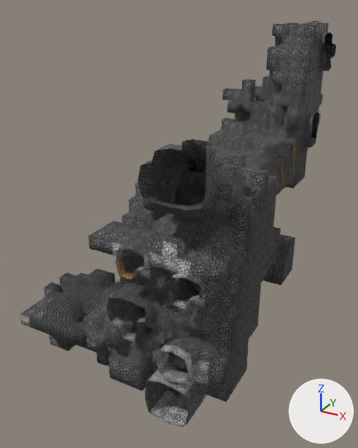
Renders of the FBX model Assets/Resources/Instances/Meshes/FifthInstance_Level01/5thInstance_Level01_Geometry.FBX from each side of a commit.
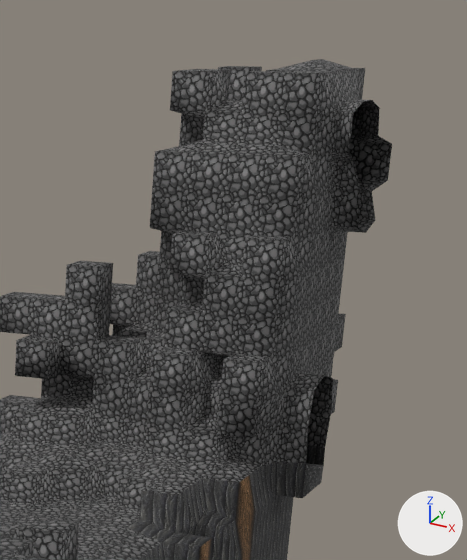
Each version appears first whole from a 50 mm lens placed at (-18.5, -55.3, 28.5), pointed at (-38.6, -18.8, 10.3), and next in a close-up on the part from 62% to 100% of the width and 1% to 37% of the height. The axes (+X, +Y, +Z) are drawn at lower right. The lights are the same throughout. Vertices at the same position are counted once.

Names of what the first close-up shows: '5thInstance_Level01_Geometry'.
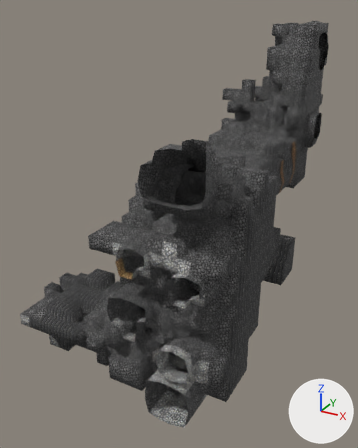
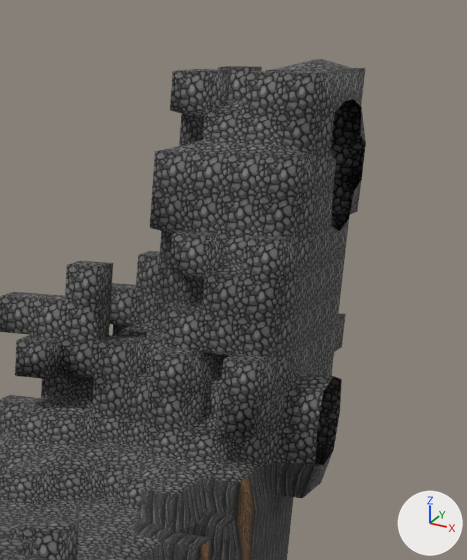
Commit message: Fixed Geometry errors on 5th Instance

Boxes (x1, y1, x2, y2) around the edits, measured in the close-ups (467 x 560 px; the box of a moved part takes in the faces that stretch with it):
'5thInstance_Level01_Geometry', reshaped: before (0, 59, 392, 560); after (0, 59, 366, 560)
part 1 of me_mesh, cut back: before (330, 100, 392, 233); after (330, 106, 366, 214)
part 2 of me_mesh, moved or reshaped: before (277, 373, 333, 498); after (277, 373, 342, 498)

Edits to the bpy script that builds the scene:
```text
Change me_mesh:
    used by ob_5thinstance_level01_geometry; location = (0.0, 0.0, 0.0)
    verts and faces of me_mesh; kept vertices keep their numbers, new ones are numbered from 2464
    before: 2 (-30.0, -6.0, 17.0) at pixel (324, 448), 3 (-30.0, -5.8, 18.0) at pixel (331, 411), 5 (-30.0, -7.0, 19.2) at pixel (324, 375), 41 (-30.0, -6.0, 19.0) at pixel (332, 378), 46 (-30.0, -8.0, 19.0) at pixel (314, 390)
    before: 2000 (-30.0, -8.2, 18.0) at pixel (307, 428), 2006 (-30.0, -8.0, 17.0) at pixel (306, 462)
    remove me_mesh.from_pydata(...)  # 2464 vertices, 4856 faces; spans x -47.2..-28.0, y -31.8..-1.0, z 0.8..27.2
    add me_mesh.from_pydata(...)  # 2449 vertices, 4828 faces; spans x -47.2..-28.0, y -31.8..-1.0, z 0.8..27.2
    me_mesh part 1
    16 vertices are removed from x -31.0..-30.0, y -6.0..-2.0, z 22.8..26.2
    38 faces are deleted
    2 vertices are added at (-30.8, -2.0, 24.0), (-30.8, -2.0, 25.0)
    10 new faces join them
    me_mesh part 2
    add for i in [2, 3, 5, 41, 46, 2000, 2006]: verts[i] += (0.2, 0.0, 0.0)
```
